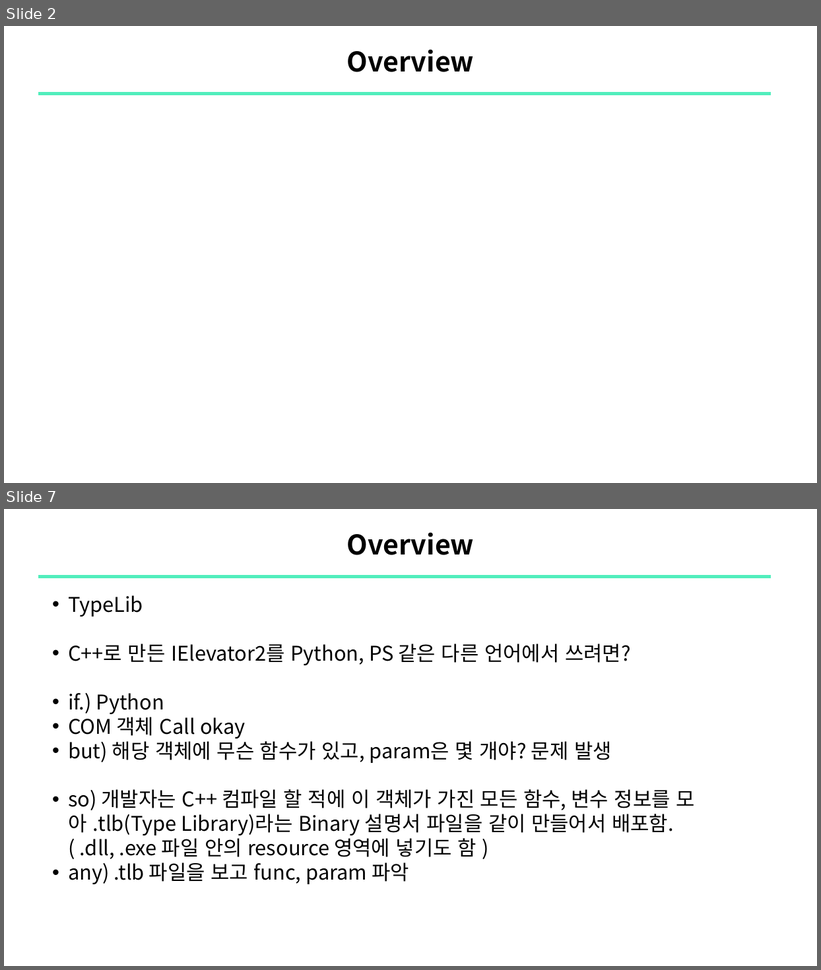
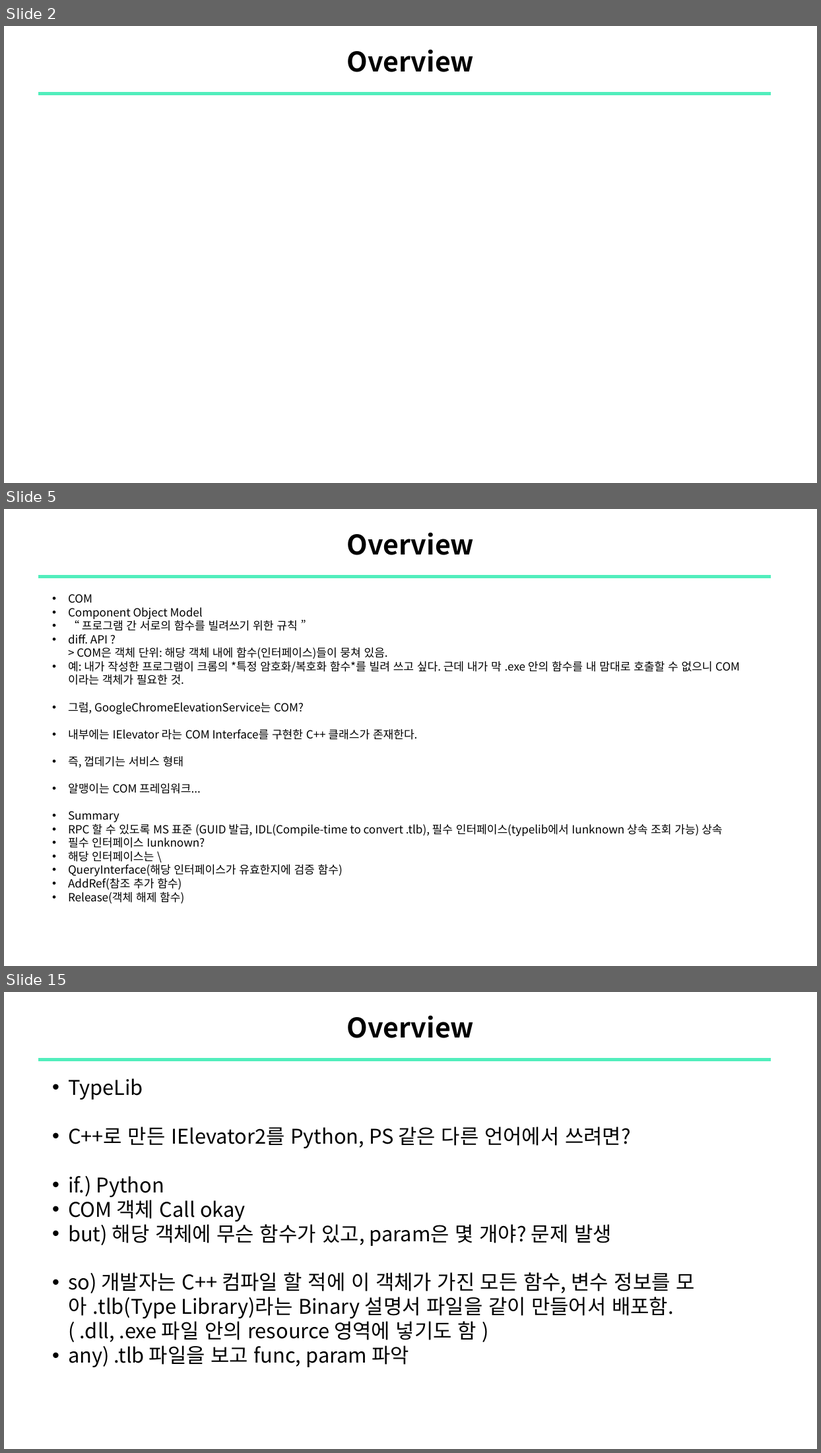
Before and after one commit to sewonpark-sec/SSL-Seminar, a slide deck: 16_COMrade_ABE_Analysis.pptx. Shown one above the other, each under a label of ours: slides 2 and 7 before the commit, slides 2, 5 and 15 after it; the slides between them are not shown. The pictures are 821x970 and 821x1453 pixels, drawn with LibreOffice and Linux fonts; fonts in the diff are those of the drawing. Boxes give left, top, right and bottom in pixels: in the first picture for what was removed or moved away, otherwise in the second. Text is boxed around its words. In the diff, an @@ line names an element or a change of style, - is before the commit and + after.

```diff
--- a/16_COMrade_ABE_Analysis.pptx
+++ b/16_COMrade_ABE_Analysis.pptx
@@ slide 5 added at (4, 509, 817, 966), background #FFFFFF @@
@@ title added at (347, 532, 475, 555), 24 pt, text #000000, bold @@
+Overview
@@ line added from (38, 576) to (772, 576), #51EEBC 3 pt @@
@@ text added at (68, 594, 722, 904), 10 pt, text #000000 @@
+    • COM
+    • Component Object Model
+    • “ 프로그램 간 서로의 함수를 빌려쓰기 위한 규칙 ”
+    • diff. API ?
+      > COM은 객체 단위: 해당 객체 내에 함수(인터페이스)들이 뭉쳐 있음.
+    • 예: 내가 작성한 프로그램이 크롬의 *특정 암호화/복호화 함수*를 빌려 쓰고 싶다. 근데 내가 막 .exe 안의 함수를 내 맘대로 호출할 수 없으니 COM이라는 객체가 필요한 것.
+    • 그럼, GoogleChromeElevationService는 COM?
+    • 내부에는 IElevator 라는 COM Interface를 구현한 C++ 클래스가 존재한다.
+    • 즉, 껍데기는 서비스 형태
+    • 알맹이는 COM 프레임워크...
+    • Summary
+    • RPC 할 수 있도록 MS 표준 (GUID 발급, IDL(Compile-time to convert .tlb), 필수 인터페이스(typelib에서 Iunknown 상속 조회 가능) 상속
+    • 필수 인터페이스 Iunknown?
+      • 해당 인터페이스는 \
+      • QueryInterface(해당 인터페이스가 유효한지에 검증 함수)
+      • AddRef(참조 추가 함수)
+      • Release(객체 해제 함수)
@@ what was slide 7 is now slide 15 @@
```
Also in this commit, not shown: 4 slides changed, 15 other slides added.
